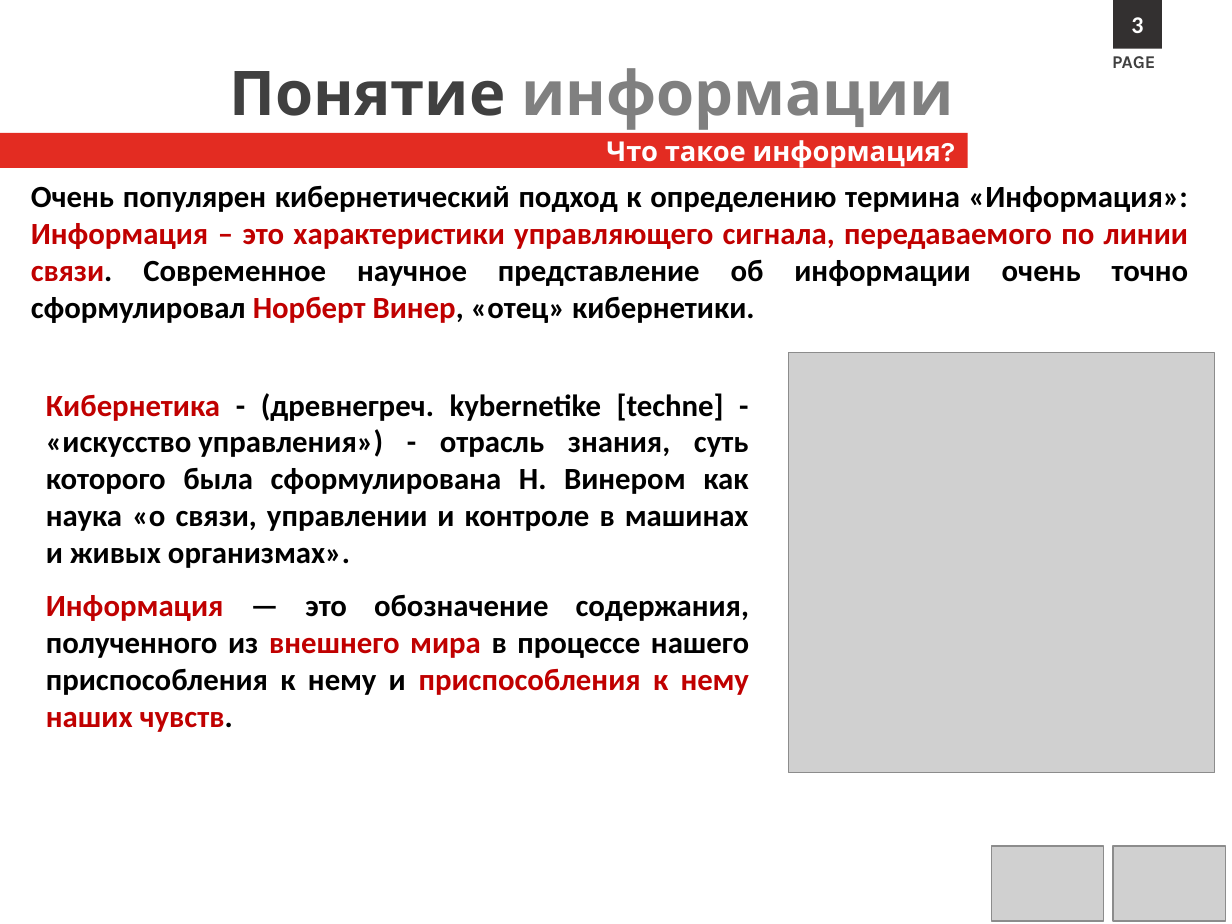
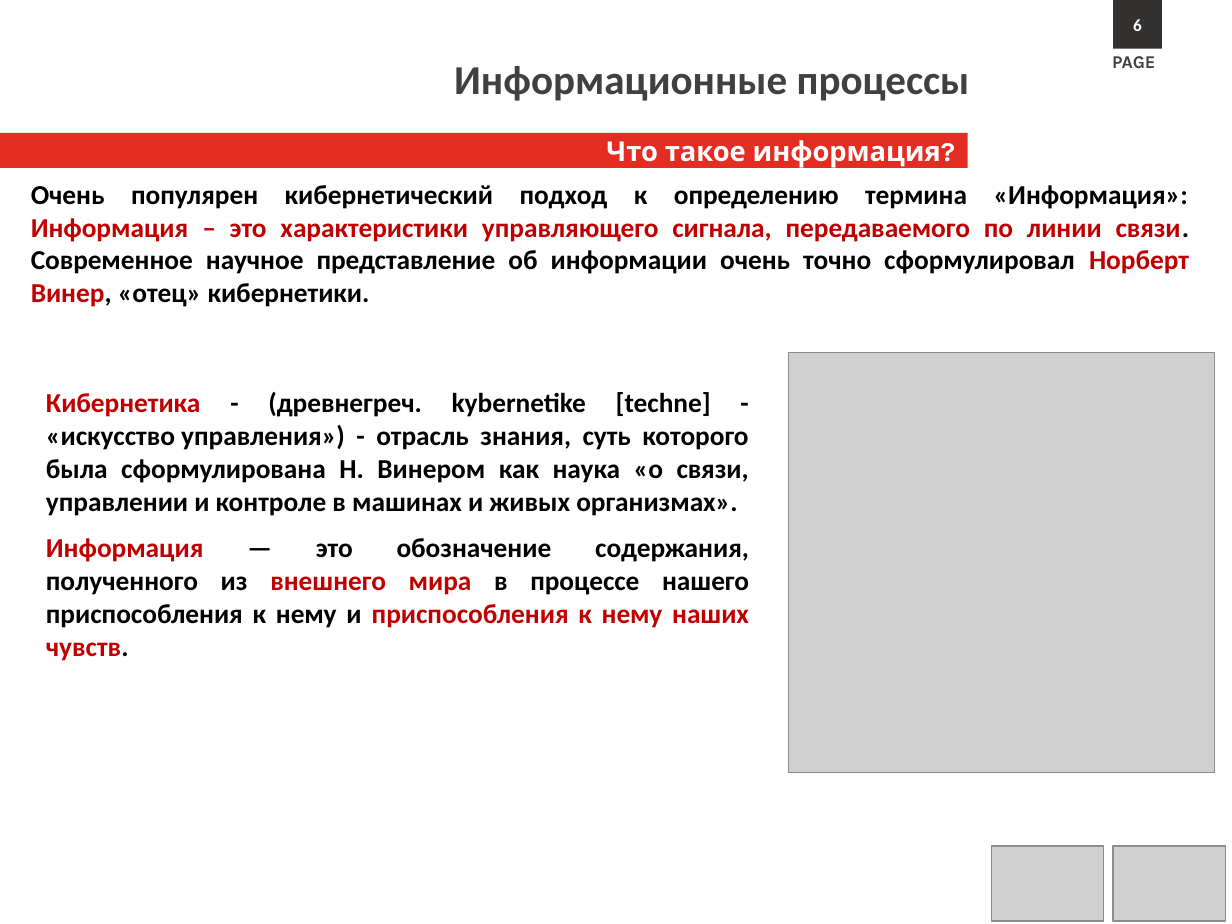
Before and after one commit to s1211001142/computer_science_course, a slide deck: slide 6 of Lectures/Л1.Информационные процессы.pptx (slide 4 before the commit). Drawn at 1232x924 pixels with LibreOffice and Linux fonts; fonts in the diff are those of the drawing; grey boxes stand for pictures; background and template pictures are left out. Boxes give left, top, right and bottom in pixels: in the first picture for what was removed or moved away, otherwise in the second. Text is boxed around its words. In the diff, an @@ line names an element or a change of style, - is before the commit and + after.

```diff
--- a/Lectures/Л1.Информационные процессы.pptx
+++ b/Lectures/Л1.Информационные процессы.pptx
@@ text in rectangle at (1133,19,1142,31): text changed; size 14 to 10 pt @@
-3
+6
@@ text at (454,66,970,101): text changed; size 36 to 24 pt; font Karla to Calibri; text colour #808080 to #404040 @@
-Понятие информации
+Информационные процессы
@@ text "Очень популярен кибернетический подход к ..." at (31,185,1190,307): size 18 to 16 pt; less space between paragraphs @@
@@ text "Кибернетика - (древнегреч. kybernetike [techne] ..." at (46,392,749,661): size 18 to 16 pt; less space between paragraphs @@
```
Also in this commit, not shown: 47 other slides changed, 7 slides added, 13 slides removed, 10 other files.
